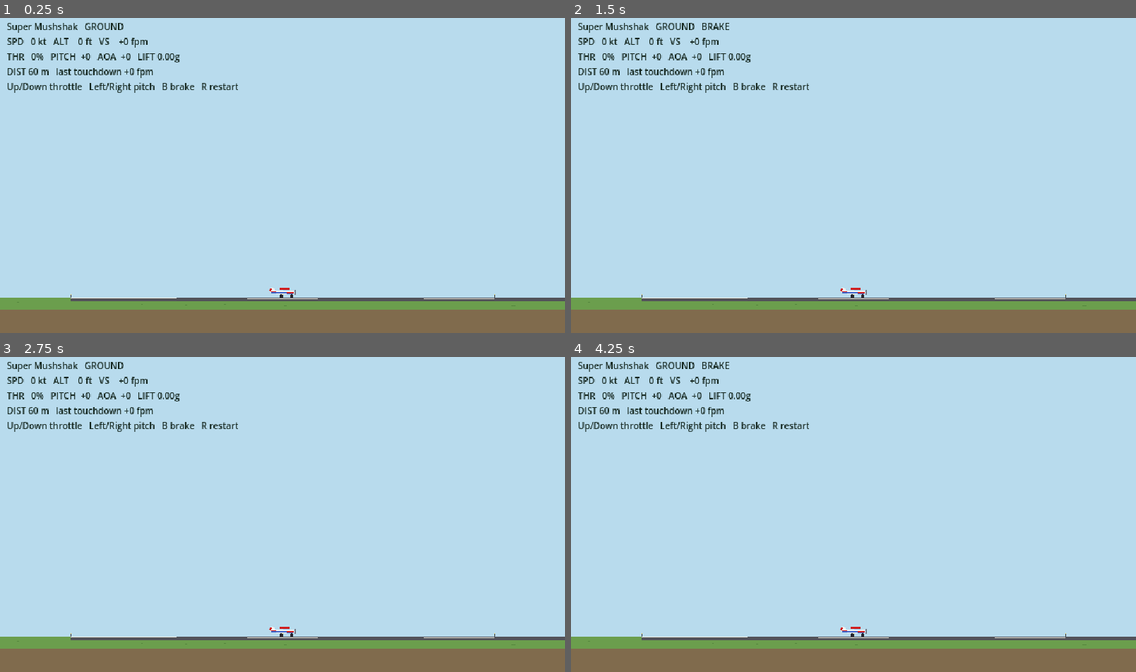
Above: before the commit, frames 1-4 (two rows, left to right).
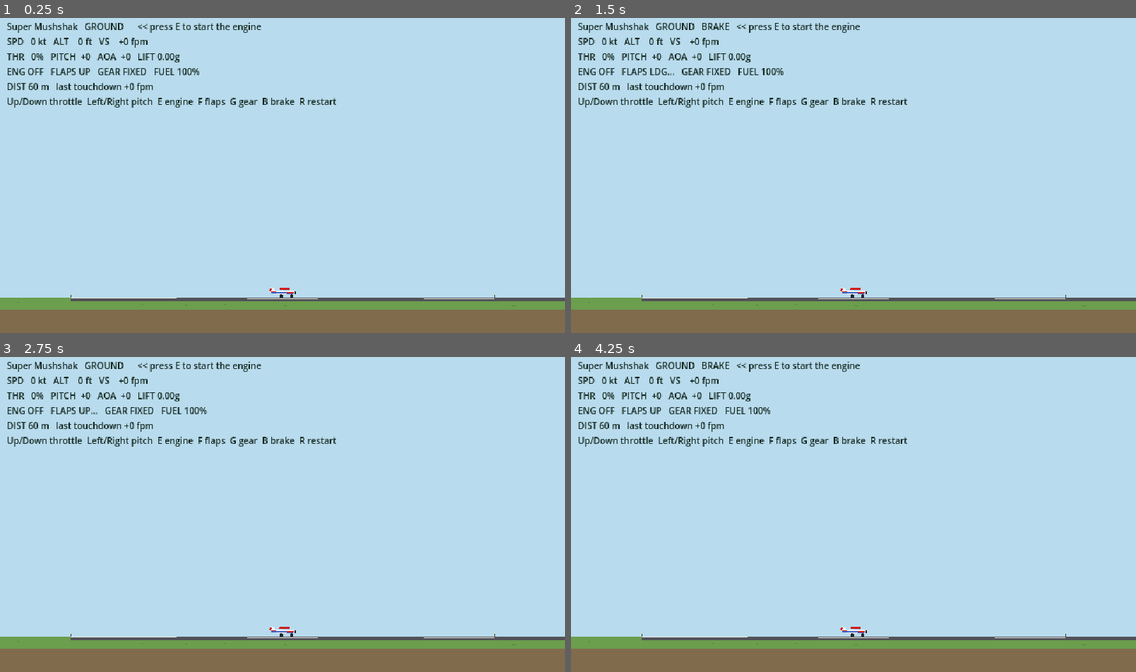
Above: after the commit, the same moments.

Repository: reachrazamair/Shaheen
Game: Godot game, scene res://scenes/main.tscn
Same seed, same stepped clock (60 frames per second), same inputs: the game is played once before the commit and once after it.
Inputs:
- Up to frame 1 (0.25 s): no input
- Up to frame 2 (1.5 s): tap E (engine_toggle) at 0.5 s; hold Left (pitch_up) 0.53-1.28 s; hold E (engine_toggle) 0.53-1.28 s; tap F (flaps_cycle) at 0.77, 1.07 s; tap G (gear_toggle) at 0.8, 1.35 s; hold B (brake) from 1.28 s (still down)
- Up to frame 3 (2.75 s): tap F (flaps_cycle) at 1.52, 1.55, 1.82 s; tap E (engine_toggle) at 2, 2.3 s; release B (brake) at 2.03 s; hold Left (pitch_up) from 2.03 s (still down); hold F (flaps_cycle) from 2.03 s (still down)
- Up to frame 4 (4.25 s): tap E (engine_toggle) at 2.75, 2.85, 3.5 s; release F (flaps_cycle) at 2.78 s; tap F (flaps_cycle) at 3.02, 3.32, 3.77, 3.8, 4.07 s; tap G (gear_toggle) at 3.05 s; release Left (pitch_up) at 3.53 s; hold B (brake) from 3.53 s (still down); hold G (gear_toggle) from 3.53 s (still down); tap R (restart) at 4.15 s

The runs differ from the first frame. In frame 1, 1.8% of the frame differs, in the area x 1-60%, y 1-88%; in frame 2, 1.9%; in frame 3, 1.8%; in frame 4, 1.8%.

Commit message:
Chunk 1.4: engine, fuel, flaps, gear, air brake
- E starts/stops the engine with spool-up; no thrust without it
- Fuel burn scaled by throttle; flame-out when empty; LOW FUEL flag
- F cycles flaps UP/TO/LDG: more lift (lower stall speed) and more drag
- G gear for retractable aircraft (Mushshak has fixed gear)
- B is an air brake in flight
- Placeholder shows prop state, flaps and gear position
- Docs: systems notes, stall auto-recovery toggle logged as open question

Co-Authored-By: Claude Opus 5.5 <noreply@anthropic.com>

Diff:
--- a/scenes/aircraft/aircraft.gd
+++ b/scenes/aircraft/aircraft.gd
@@ -9,25 +9,30 @@
 ## path), drag (against the flight path), gravity, and on the ground: normal
 ## force, rolling friction and brakes.
 ##
-## Lift model: lift = weight * (speed / stall_speed)^2 * cl, where cl is the
-## fraction of max lift for the current angle of attack (aoa = nose vs path).
-## cl rises with aoa up to 1.0 at stall_aoa, then collapses (stall). So the
-## plane flies level at stall speed only at the stall angle; faster means more
-## lift at the same pitch, so it climbs.
+## Lift model: lift = weight * (speed / stall_speed)^2 * cl * (1 + flap bonus),
+## where cl is the fraction of max lift for the current angle of attack
+## (aoa = nose vs flight path). cl rises with aoa up to 1.0 at stall_aoa, then
+## collapses (stall). Faster means more lift at the same pitch, so it climbs.
 ##
-## Chunk 1.3: lift, pitch, stall, gravity, drag. Engine, flaps, gear, fuel and
-## the air brake come in 1.4; crash and landing grading in 1.7.
+## Systems (chunk 1.4): engine start/stop with spool-up, fuel burn, flaps
+## (UP/TO/LDG), landing gear (fixed or retractable), air brake (B in the air).
+## Crash and landing grading come in chunk 1.7.
 
 signal touched_down(vertical_speed_ms: float)
 signal lifted_off
+
+const FLAP_NAMES := ["UP", "TO", "LDG"]
 
 @export var data: AircraftData
 
 @export_group("Controls")
 ## Throttle lever travel per second while the key is held (1.6 = idle to full in ~0.6 s).
 @export var throttle_rate := 1.6
-
-var throttle := 0.0                ## 0..1
+## Start the flight with the engine already running (handy for testing).
+@export var start_with_engine_on := false
+
+# Flight state
+var throttle := 0.0                ## 0..1 lever position
 var velocity_m := Vector2.ZERO     ## m/s; x forward, y up
 var pos_m := Vector2.ZERO          ## m; x along route, y altitude
 var pitch := 0.0                   ## rad, nose up positive
@@ -37,6 +42,16 @@
 var braking := false
 var stalled := false
 var lift_ratio := 0.0              ## lift / weight, for debugging and tuning
+
+# Systems state
+var engine_on := false             ## switch position
+var engine_rpm := 0.0              ## 0..1, spools toward 1 when on, 0 when off
+var fuel_kg := 0.0
+var flap_setting := 0              ## target: 0 UP, 1 TO, 2 LDG
+var flap_pos := 0.0                ## actual, moves toward flap_setting
+var gear_down := true              ## target
+var gear_pos := 1.0                ## actual: 1 down and locked, 0 up
+
 var _stall_timer := 0.0
 
 var speed_kt: float:
@@ -45,36 +60,92 @@
 	get: return pos_m.y * WorldScale.M_TO_FT
 var vertical_speed_fpm: float:
 	get: return velocity_m.y * WorldScale.M_TO_FT * 60.0
+var fuel_fraction: float:
+	get: return fuel_kg / data.fuel_capacity_kg
+var low_fuel: bool:
+	get: return fuel_fraction < data.low_fuel_fraction
+var gear_in_transit: bool:
+	get: return gear_pos > 0.0 and gear_pos < 1.0
+var airbrake_out: bool:
+	get: return braking and not on_ground
 
 
 func _ready() -> void:
 	assert(data != null, "Aircraft needs an AircraftData resource")
+	reset_state()
+	queue_redraw()
+
+
+func place_at(x_m: float) -> void:
+	reset_state()
+	pos_m = Vector2(x_m, 0.0)
 	_sync_node()
-	queue_redraw()
-
-
-func place_at(x_m: float) -> void:
-	pos_m = Vector2(x_m, 0.0)
+
+
+func reset_state() -> void:
+	pos_m = Vector2.ZERO
 	velocity_m = Vector2.ZERO
 	pitch = 0.0
 	pitch_rate = 0.0
+	throttle = 0.0
 	on_ground = true
 	stalled = false
+	fuel_kg = data.fuel_capacity_kg
+	engine_on = start_with_engine_on
+	engine_rpm = 1.0 if start_with_engine_on else 0.0
+	flap_setting = 0
+	flap_pos = 0.0
+	gear_down = true
+	gear_pos = 1.0
 	_sync_node()
+
+
+func _unhandled_input(event: InputEvent) -> void:
+	if event.is_action_pressed("engine_toggle"):
+		engine_on = not engine_on and fuel_kg > 0.0
+	elif event.is_action_pressed("flaps_cycle"):
+		flap_setting = (flap_setting + 1) % FLAP_NAMES.size()
+	elif event.is_action_pressed("gear_toggle"):
+		# Fixed gear can't move; retractable gear can't come up on the ground.
+		if data.retractable_gear and not (on_ground and gear_down):
+			gear_down = not gear_down
 
 
 func _physics_process(delta: float) -> void:
 	_stall_timer = maxf(0.0, _stall_timer - delta)
 	_read_controls(delta)
+	_update_systems(delta)
 	_update_pitch(delta)
 	_integrate(delta)
 	_sync_node()
+	queue_redraw()
 
 
 func _read_controls(delta: float) -> void:
 	throttle += Input.get_axis("throttle_down", "throttle_up") * throttle_rate * delta
 	throttle = clampf(throttle, 0.0, 1.0)
 	braking = Input.is_action_pressed("brake")
+
+
+func _update_systems(delta: float) -> void:
+	# Engine spool and fuel.
+	var spool := delta / maxf(data.engine_spool_time_s, 0.01)
+	engine_rpm = move_toward(engine_rpm, 1.0 if engine_on else 0.0, spool)
+	if engine_rpm > 0.0:
+		var burn := data.fuel_burn_full_kg_s * lerpf(data.idle_burn_fraction, 1.0, throttle)
+		fuel_kg = maxf(0.0, fuel_kg - burn * engine_rpm * delta)
+		if fuel_kg <= 0.0:
+			engine_on = false   # flamed out: glide from here
+
+	# Flaps move one step per flap_move_time_s.
+	flap_pos = move_toward(flap_pos, float(flap_setting), delta / maxf(data.flap_move_time_s, 0.01))
+
+	# Gear.
+	if not data.retractable_gear:
+		gear_down = true
+		gear_pos = 1.0
+	else:
+		gear_pos = move_toward(gear_pos, 1.0 if gear_down else 0.0, delta / maxf(data.gear_transit_time_s, 0.01))
 
 
 func _update_pitch(delta: float) -> void:
@@ -110,13 +181,15 @@
 	var path := velocity_m / speed if speed > 0.5 else nose
 
 	aoa = wrapf(pitch - atan2(path.y, path.x), -PI, PI)
-	var cl := _lift_fraction(aoa)
+	var cl := _lift_fraction(aoa) * (1.0 + _flap_value(data.flap_lift_bonus))
 	var vs := data.stall_speed_kt / WorldScale.MS_TO_KT
 	var lift_mag := weight * (speed / vs) * (speed / vs) * cl
 	lift_ratio = lift_mag / weight
 
+	var drag_mult := 1.0 + data.induced_drag * cl * cl + _flap_value(data.flap_drag) \
+			+ data.gear_drag * gear_pos + (data.airbrake_drag if airbrake_out else 0.0)
 	var lift := Vector2(-path.y, path.x) * lift_mag
-	var drag := -path * data.drag_coefficient * speed * speed * (1.0 + data.induced_drag * cl * cl)
+	var drag := -path * data.drag_coefficient * speed * speed * drag_mult
 	var thrust := nose * _thrust(speed)
 	var force := lift + drag + thrust + Vector2(0.0, -weight)
 
@@ -141,7 +214,7 @@
 	pos_m += velocity_m * delta
 
 	if pos_m.y <= 0.0:
-		# Touchdown. (Crash and landing grading: chunk 1.7.)
+		# Touchdown. (Crash, gear-up landing and grading: chunk 1.7.)
 		var vy := velocity_m.y
 		pos_m.y = 0.0
 		velocity_m.y = 0.0
@@ -172,8 +245,17 @@
 	return lerpf(1.0, data.post_stall_lift, t)
 
 
+## Interpolates a per-flap-setting array at the current (moving) flap position.
+func _flap_value(values: PackedFloat32Array) -> float:
+	if values.is_empty():
+		return 0.0
+	var i := clampi(floori(flap_pos), 0, values.size() - 1)
+	var j := mini(i + 1, values.size() - 1)
+	return lerpf(values[i], values[j], flap_pos - i)
+
+
 func _thrust(speed: float) -> float:
-	var t := data.max_thrust_n * throttle
+	var t := data.max_thrust_n * throttle * engine_rpm
 	if data.thrust_zero_speed_kt > 0.0:
 		t *= maxf(0.0, 1.0 - speed * WorldScale.MS_TO_KT / data.thrust_zero_speed_kt)
 	# Soft ceiling: thin air takes the thrust away.
@@ -207,10 +289,12 @@
 	var p := func(fx: float, fy: float) -> Vector2: return Vector2(fx * l, -fy * h)
 	var dark := Color(0.15, 0.15, 0.18)
 
-	# Landing gear: legs + wheels (main gear behind centre, nose gear forward).
-	for gx in [-0.05, 0.36]:
-		draw_line(p.call(gx, 0.15), p.call(gx, 0.4), dark, 1.0)
-		draw_rect(Rect2(p.call(gx, 0.0) + Vector2(-1.5, -3.0), Vector2(3, 3)), dark)
+	# Landing gear: legs + wheels, retracting up into the fuselage with gear_pos.
+	if gear_pos > 0.05:
+		var drop := lerpf(0.4, 0.0, gear_pos)   # wheels rise as the gear comes up
+		for gx in [-0.05, 0.36]:
+			draw_line(p.call(gx, 0.15 + drop), p.call(gx, 0.4), dark, 1.0)
+			draw_rect(Rect2(p.call(gx, drop) + Vector2(-1.5, -3.0), Vector2(3, 3)), dark)
 
 	# Fuselage.
 	draw_colored_polygon(PackedVector2Array([
@@ -227,10 +311,15 @@
 		p.call(-0.28, 0.74),
 	]), data.body_color)
 	draw_line(p.call(-0.47, 1.0), p.call(-0.49, 0.72), data.stripe_color, 2.0)
-	# Canopy and high wing.
+	# Canopy and high wing, with flaps hanging down from the wing's trailing edge.
 	draw_colored_polygon(PackedVector2Array([
 		p.call(0.02, 0.78), p.call(0.30, 0.79), p.call(0.20, 0.97), p.call(0.04, 0.97),
 	]), Color(0.55, 0.78, 0.92))
 	draw_rect(Rect2(p.call(-0.12, 1.02), Vector2(0.42 * l, 2)), data.stripe_color)
-	# Propeller blur.
-	draw_line(p.call(0.52, 0.85), p.call(0.52, 0.25), Color(0.4, 0.4, 0.45, 0.8), 1.0)
+	if flap_pos > 0.05:
+		draw_line(p.call(-0.12, 0.98), p.call(-0.12 - 0.06 * flap_pos, 0.98 - 0.12 * flap_pos), data.stripe_color, 1.0)
+	# Propeller: blurred disc when running, a still blade when stopped.
+	if engine_rpm > 0.3:
+		draw_line(p.call(0.52, 0.85), p.call(0.52, 0.25), Color(0.4, 0.4, 0.45, 0.4 + 0.4 * engine_rpm), 1.0)
+	else:
+		draw_line(p.call(0.52, 0.70), p.call(0.52, 0.40), dark, 1.0)
--- a/scenes/flight/flight.gd
+++ b/scenes/flight/flight.gd
@@ -26,14 +26,28 @@
 func _process(_delta: float) -> void:
 	# Temporary debug readout; replaced by the cockpit HUD in chunk 1.5.
 	var a := aircraft
-	var status := "GROUND" if a.on_ground else "AIRBORNE"
-	if a.stalled:
-		status += "   ** STALL **"
-	if a.braking:
-		status += "   BRAKE"
-	debug_label.text = "%s   %s\nSPD %3d kt   ALT %4d ft   VS %+5d fpm\nTHR %3d%%   PITCH %+3d   AOA %+3d   LIFT %.2fg\nDIST %d m   last touchdown %+d fpm\nUp/Down throttle   Left/Right pitch   B brake   R restart" % [
-		a.data.display_name, status,
+	var warnings := PackedStringArray()
+	if a.stalled: warnings.append("** STALL **")
+	if a.low_fuel: warnings.append("LOW FUEL")
+	if a.engine_rpm == 0.0 and a.fuel_kg <= 0.0: warnings.append("OUT OF FUEL")
+	if a.braking: warnings.append("AIRBRAKE" if a.airbrake_out else "BRAKE")
+
+	var engine := "ON" if a.engine_on else "OFF"
+	if a.engine_on and a.engine_rpm < 1.0: engine = "STARTING"
+	elif not a.engine_on and a.engine_rpm > 0.0: engine = "STOPPING"
+	var gear := "FIXED" if not a.data.retractable_gear else \
+			("TRANSIT" if a.gear_in_transit else ("DOWN" if a.gear_down else "UP"))
+	var flaps: String = Aircraft.FLAP_NAMES[a.flap_setting]
+	if not is_equal_approx(a.flap_pos, float(a.flap_setting)): flaps += "..."
+
+	var hint := ""
+	if not a.engine_on and a.on_ground and a.speed_kt < 1.0 and a.fuel_kg > 0.0:
+		hint = "   << press E to start the engine"
+
+	debug_label.text = "%s   %s   %s%s\nSPD %3d kt   ALT %4d ft   VS %+5d fpm\nTHR %3d%%   PITCH %+3d   AOA %+3d   LIFT %.2fg\nENG %s   FLAPS %s   GEAR %s   FUEL %d%%\nDIST %d m   last touchdown %+d fpm\nUp/Down throttle  Left/Right pitch  E engine  F flaps  G gear  B brake  R restart" % [
+		a.data.display_name, "GROUND" if a.on_ground else "AIRBORNE", "  ".join(warnings), hint,
 		roundi(a.speed_kt), roundi(a.altitude_ft), roundi(a.vertical_speed_fpm),
 		roundi(a.throttle * 100.0), roundi(rad_to_deg(a.pitch)), roundi(rad_to_deg(a.aoa)), a.lift_ratio,
+		engine, flaps, gear, roundi(a.fuel_fraction * 100.0),
 		roundi(a.pos_m.x), roundi(_last_touchdown_fpm),
 	]
--- a/scenes/flight/flight.tscn
+++ b/scenes/flight/flight.tscn
@@ -41,8 +41,8 @@
 [node name="DebugLabel" type="Label" parent="DebugUI"]
 offset_left = 8.0
 offset_top = 6.0
-offset_right = 400.0
-offset_bottom = 90.0
+offset_right = 632.0
+offset_bottom = 104.0
 theme_override_colors/font_color = Color(0.08, 0.15, 0.12, 1)
 theme_override_font_sizes/font_size = 10
 text = "debug"
Not shown, changed: CLAUDE.md
Not shown, changed: docs/GAME_DESIGN.md
Not shown, changed: docs/ROADMAP.md
